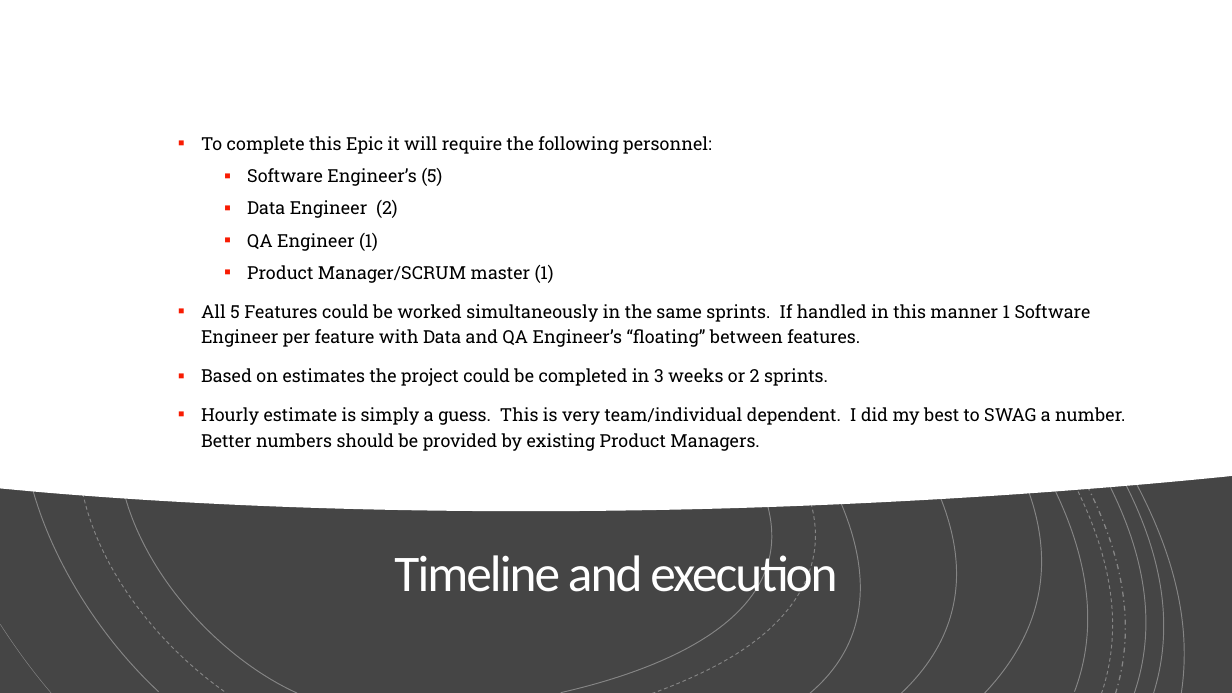
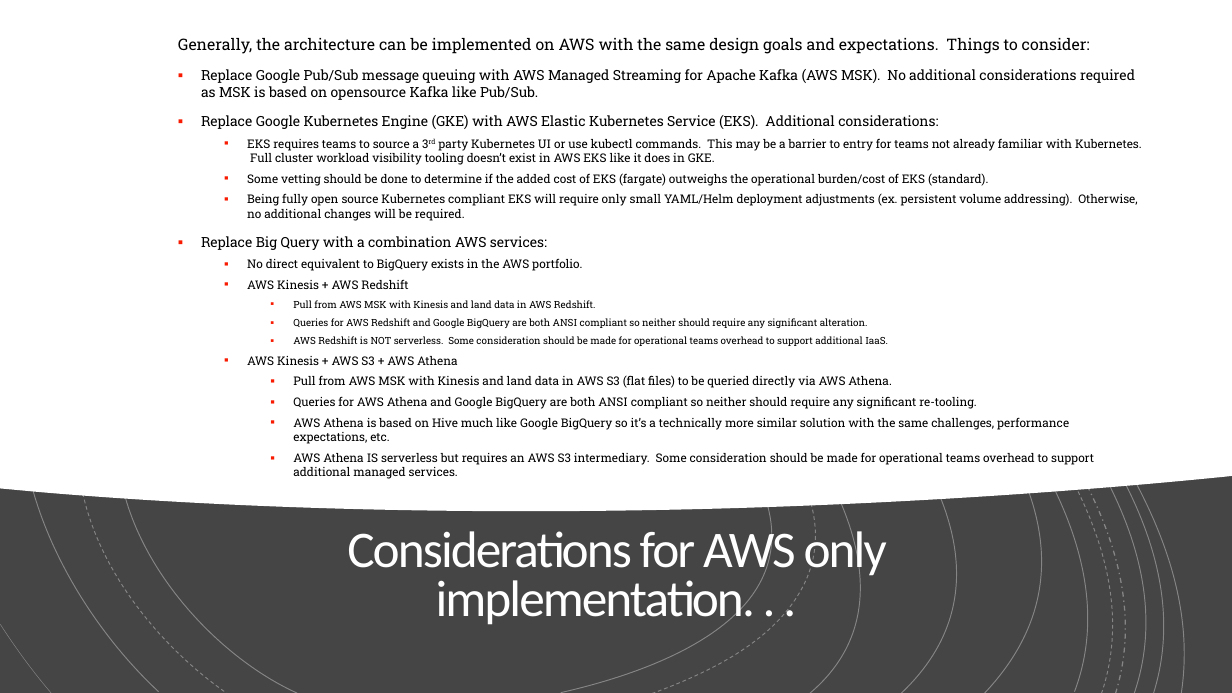
Before and after one commit to jerrycutshaw/spinners-pizza-example-solution-architecture, a slide deck: slide 19 of spinners-pizza-delivery-presentation.pptx. Drawn at 1232x693 pixels with LibreOffice and Linux fonts; fonts in the diff are those of the drawing. Boxes give left, top, right and bottom in pixels: in the first picture for what was removed or moved away, otherwise in the second. Text is boxed around its words. In the diff, an @@ line names an element or a change of style, - is before the commit and + after.

Commit message:
Added AWS equivalent page

```diff
--- a/spinners-pizza-delivery-presentation.pptx
+++ b/spinners-pizza-delivery-presentation.pptx
@@ text at (x1=178, y1=38, x2=1142, y2=479): text changed; size 14 to 9.3 pt @@
-▪ To complete this Epic it will require the following personnel:
-  ▪ Software Engineer’s (5)
-  ▪ Data Engineer (2)
-  ▪ QA Engineer (1)
-  ▪ Product Manager/SCRUM master (1)
-▪ All 5 Features could be worked simultaneously in the same sprints. If handled in this manner 1 Software Engineer per feature with Data and QA Engineer’s “floating” between features.
-▪ Based on estimates the project could be completed in 3 weeks or 2 sprints.
-▪ Hourly estimate is simply a guess. This is very team/individual dependent. I did my best to SWAG a number. Better numbers should be provided by existing Product Managers.
+Generally, the architecture can be implemented on AWS with the same design goals and expectations. Things to consider:
+▪ Replace Google Pub/Sub message queuing with AWS Managed Streaming for Apache Kafka (AWS MSK). No additional considerations required as MSK is based on opensource Kafka like Pub/Sub.
+▪ Replace Google Kubernetes Engine (GKE) with AWS Elastic Kubernetes Service (EKS). Additional considerations:
+  ▪ EKS requires teams to source a 3rd party Kubernetes UI or use kubectl commands. This may be a barrier to entry for teams not already familiar with Kubernetes. Full cluster workload visibility tooling doesn’t exist in AWS EKS like it does in GKE.
+  ▪ Some vetting should be done to determine if the added cost of EKS (fargate) outweighs the operational burden/cost of EKS (standard).
+  ▪ Being fully open source Kubernetes compliant EKS will require only small YAML/Helm deployment adjustments (ex. persistent volume addressing). Otherwise, no additional changes will be required.
+▪ Replace Big Query with a combination AWS services:
+  ▪ No direct equivalent to BigQuery exists in the AWS portfolio.
+  ▪ AWS Kinesis + AWS Redshift
+    ▪ Pull from AWS MSK with Kinesis and land data in AWS Redshift.
+    ▪ Queries for AWS Redshift and Google BigQuery are both ANSI compliant so neither should require any significant alteration.
+    ▪ AWS Redshift is NOT serverless. Some consideration should be made for operational teams overhead to support additional IaaS.
+  ▪ AWS Kinesis + AWS S3 + AWS Athena
+    ▪ Pull from AWS MSK with Kinesis and land data in AWS S3 (flat files) to be queried directly via AWS Athena.
+    ▪ Queries for AWS Athena and Google BigQuery are both ANSI compliant so neither should require any significant re-tooling.
+    ▪ AWS Athena is based on Hive much like Google BigQuery so it’s a technically more similar solution with the same challenges, performance expectations, etc.
+    ▪ AWS Athena IS serverless but requires an AWS S3 intermediary. Some consideration should be made for operational teams overhead to support additional managed services.
@@ title at (x1=347, y1=524, x2=887, y2=628): text changed @@
-Timeline and execution
+Considerations for AWS only implementation. . .
```
Also in this commit, not shown: 4 other slides changed.
